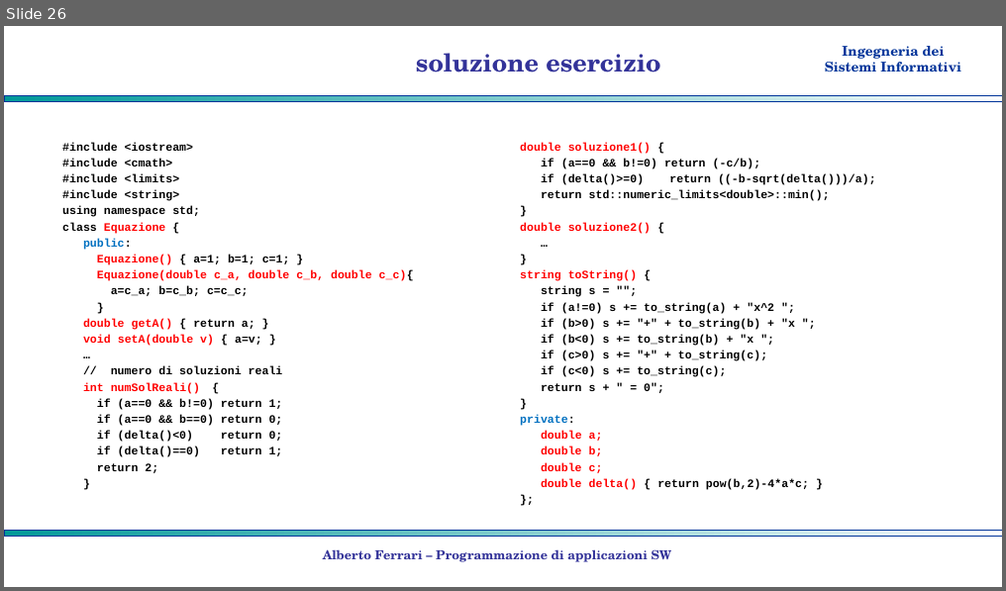
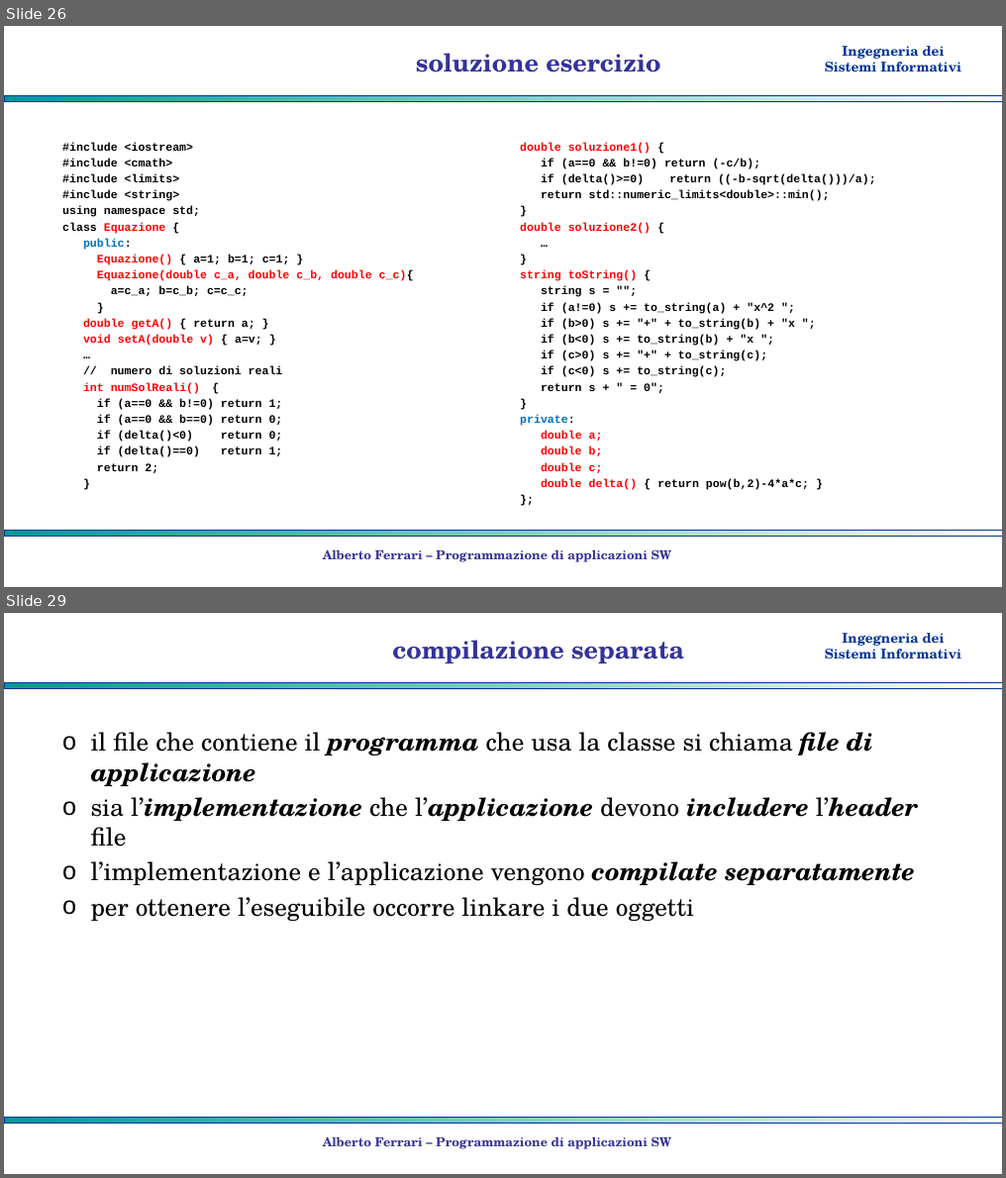
Before and after one commit to albertoferrari/pasw, a slide deck: lezioni/PASW04 - object oriented programming.pptx. Shown one above the other, each under a label of ours: slide 26 before the commit, slides 26 and 29 after it; the slides between them are not shown. The pictures are 1006x591 and 1006x1178 pixels, drawn with LibreOffice and Linux fonts; fonts in the diff are those of the drawing; background and template pictures are left out. Boxes give left, top, right and bottom in pixels: in the first picture for what was removed or moved away, otherwise in the second. Text is boxed around its words. In the diff, an @@ line names an element or a change of style, - is before the commit and + after.

```diff
--- a/lezioni/PASW04 - object oriented programming.pptx
+++ b/lezioni/PASW04 - object oriented programming.pptx
@@ slide 29 added at (x1=4, y1=613, x2=1002, y2=1174), background #FFFFFF; not listed: 3 template elements that a slide beside it also shows @@
@@ title added at (x1=392, y1=640, x2=684, y2=663), 24 pt, text #333399, bold @@
+compilazione separata
@@ text added at (x1=91, y1=732, x2=918, y2=921), 24 pt, text #000000 @@
+o il file che contiene il programma che usa la classe si chiama file di applicazione
+o sia l’implementazione che l’applicazione devono includere l’header file
+o l’implementazione e l’applicazione vengono compilate separatamente
+o per ottenere l’eseguibile occorre linkare i due oggetti
@@ text added at (x1=323, y1=1137, x2=672, y2=1150), 12 pt, text #333399, bold @@
+Alberto Ferrari – Programmazione di applicazioni SW
```
Also in this commit, not shown: 7 other slides added, 3 other files.
